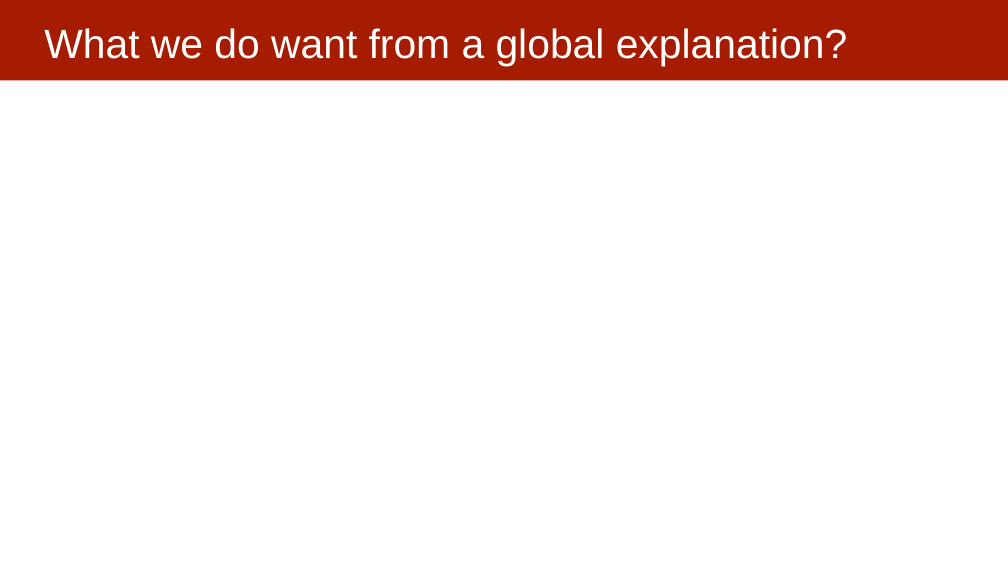
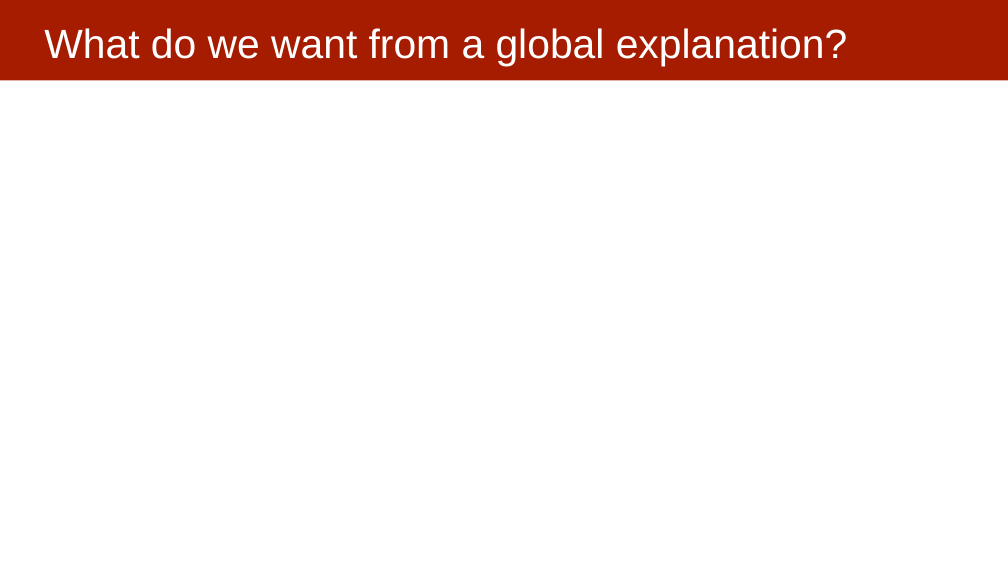
Before and after one commit to dssg/MLinPractice, a slide deck: slide 9 of Lectures/Lecture13-InterpretabilityOverview.pptx. Drawn at 1008x567 pixels with LibreOffice and Linux fonts; fonts in the diff are those of the drawing. Boxes give left, top, right and bottom in pixels: in the first picture for what was removed or moved away, otherwise in the second. Text is boxed around its words. In the diff, an @@ line names an element or a change of style, - is before the commit and + after.

```diff
--- a/Lectures/Lecture13-InterpretabilityOverview.pptx
+++ b/Lectures/Lecture13-InterpretabilityOverview.pptx
@@ title at box(44, 28, 847, 66): text changed @@
-What we do want from a global explanation?
+What do we want from a global explanation?
```
Also in this commit, not shown: 2 slides added.
